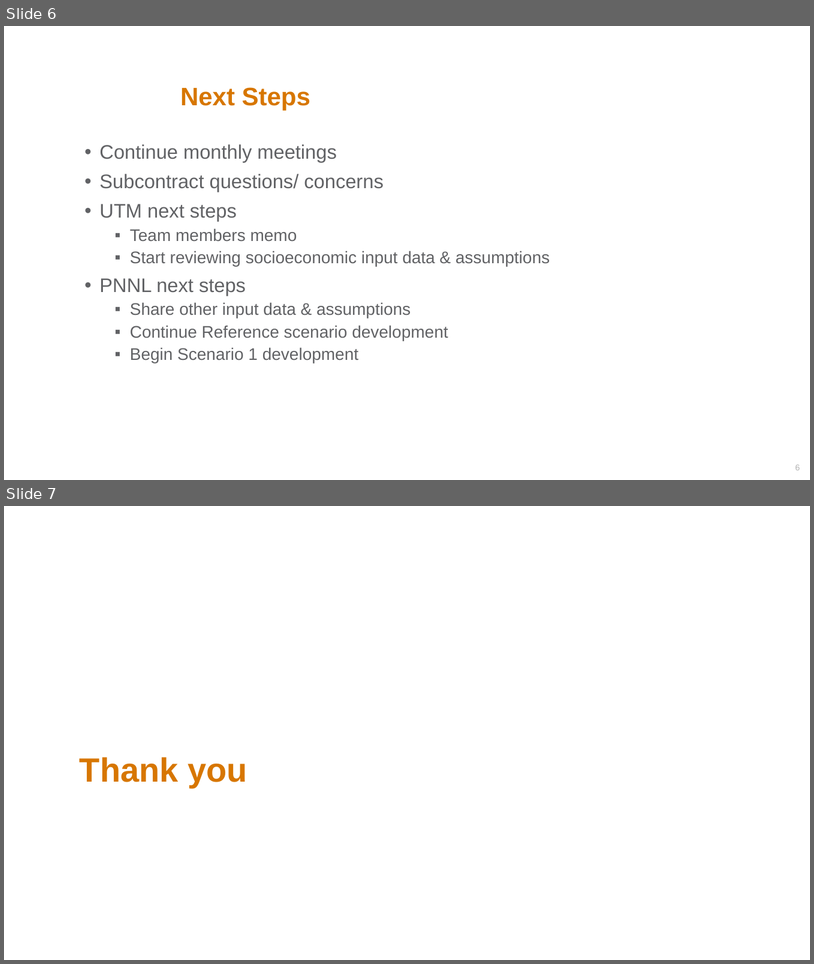
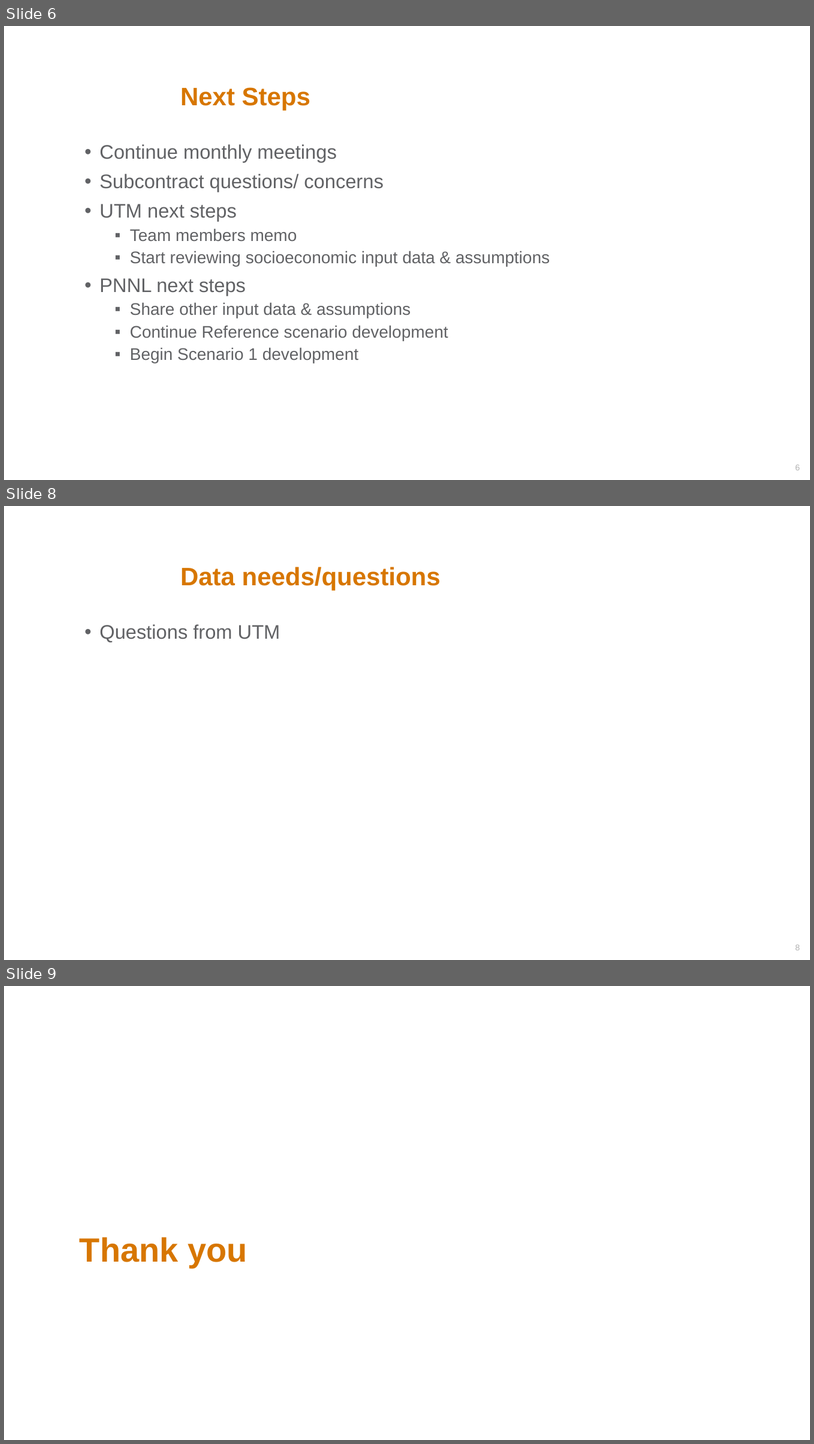
Before and after one commit to JGCRI/seasia, a slide deck: presentations/Malaysia/PNNL_UTM_May_2022.pptx. Shown one above the other, each under a label of ours: slides 6 and 7 before the commit, slides 6, 8 and 9 after it; the slides between them are not shown. The pictures are 814x964 and 814x1444 pixels, drawn with LibreOffice and Linux fonts; fonts in the diff are those of the drawing; background and template pictures are left out. Boxes give left, top, right and bottom in pixels: in the first picture for what was removed or moved away, otherwise in the second. Text is boxed around its words. In the diff, an @@ line names an element or a change of style, - is before the commit and + after.

```diff
--- a/presentations/Malaysia/PNNL_UTM_May_2022.pptx
+++ b/presentations/Malaysia/PNNL_UTM_May_2022.pptx
@@ slide 8 added at [4, 506, 810, 960], background picture (left out); not listed: 1 template element that a slide beside it also shows @@
@@ title added at [180, 567, 441, 590], 36 pt, text #D77600, bold @@
+Data needs/questions
@@ text added at [99, 624, 281, 642], 28 pt, text #616265 @@
+• Questions from UTM
@@ page number added at [795, 944, 800, 950], 12 pt, text #B3B3B3 @@
+8
@@ what was slide 7 is now slide 9 @@
```
Also in this commit, not shown: 4 slides changed, 1 other slide added.
